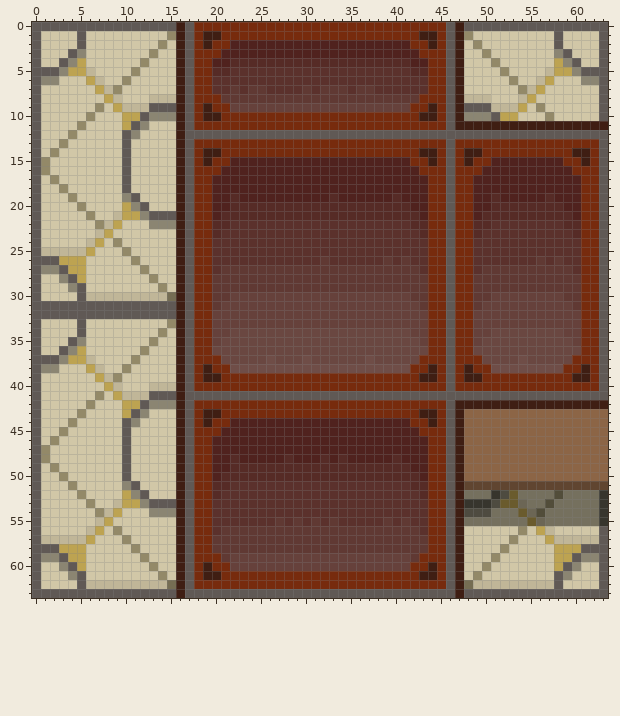
Pixel-art sprite -- SanityRush/Assets/Resources/Sprites/T_Wall_3.png. That is the earlier state.
The file is 64x64 pixels. Colours within 5 levels of each other are drawn and written as one.
The same view after the edit:
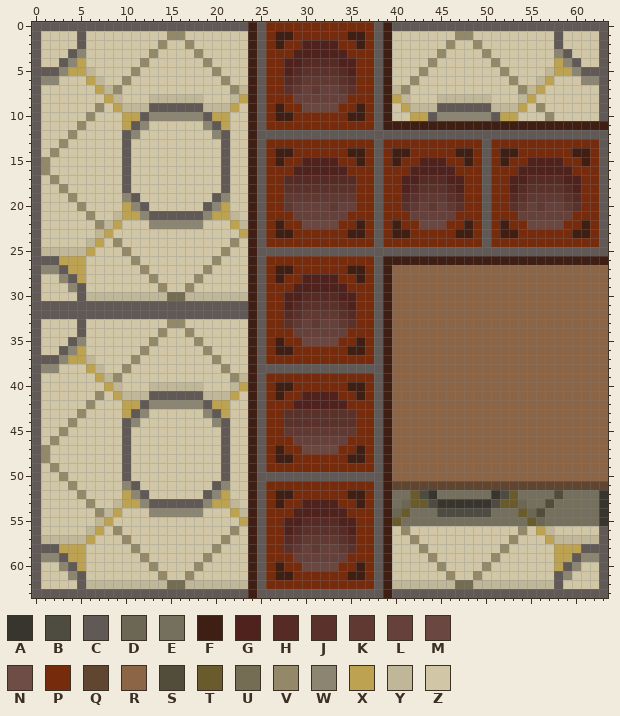
Palette (. is transparent): A #37352d  B #4e4b40  C #605955  D #6c6655  E #75705e  F #3f1e13  G #50221e  H #562b26  J #5b312c  K #603933  L #66413b  M #6a4741  N #6f4d47  P #772b0d  Q #604530  R #8c6546  S #524d3a  T #6a5b2d  U #756d53  V #938968  W #8b8572  X #bda351  Y #c0b698  Z #d1c7a7
Change:
Changed rows in their new state; - is an unchanged pixel.
first column x 16:
 0 C-CCCCCCFC------------CFCCCCCC-C----------------
 1 VZZZZZZZFC-FF------FF-CFZZZZZZZV----------------
 2 ZVZZZZZZFCPFPP----PPFPCFZZZZZZVZ----------------
 3 ZZVZZZZZFCPPP------PPPCFZZZZZVZZ----------------
 4 ZZZVZZZZFCPPGG----GGPPCFZZZZVZZZ----------------
 5 ZZZZVZZZFCPPGH----HGPPCFZZZVZZZZ----------------
 6 ZZZZZVZZFCPPH-KKKK-HPPCFZZVZZZZZ----------------
 7 ZZZZZZVYFCPP-KLKLL--PPCFYVZZZZZZ----------------
 8 YYYZZZYXFCPPPLLLLLLPPPCFXYZZZYYY----------------
 9 C-CYYYXZFCPFPPMMMMPPFPCFZXYYYC-C----------------
10 WWWCXXZZFC-FF------FF-CFZZXXCWWW----------------
11 ZZZWCXZZFC------------CFFFFFFFF-----------------
12 ZZZZW-ZZF---------------------------------------
13 ZZZZZCZZFC------------C-------P---C-------------
14 ZZZZZCZZFC-FF------FF-C-FF-PP-PF-PC-FF----------
15 ZZZZZCZZFCPFPP----PPFPCPFP-GGGP---CPFPP---------
16 ZZZZZCZZFCPPP------PPPCPPP-GGGG---CPPP----------
17 ZZZZZCZZFCPPHHHHHHHHPPCPP--HHHGG-PCPP--HHHH-----
18 ZZZZZCZZFCPPJJJJJJJJPPCPP-HJJJHG-PCPP-HJJJJH----
19 ZZZZCWZZFCPPKKKKKKKKPPCPPHJKKKJH-PCPPHJKKKKJH---
20 ZZZCWXZZFCPPKLLLLKLLPPCPPJKLKLKJ-PCPPJKLKLLKJ---
21 C-CWXXYZFCPPPLLLLLLPPPCPPPLLLLL--PCPPPLLLLLLP---
22 WWWZZZXYFCPFPPMMMMPPFPCPFPPMMMP-FPCPFPPMMMMPPF--
23 ZZZZZZZXFCPFFPPPPPPFFPCPFFPP--PFFPCPFFPPPPPPFF--
24 ZZZZZZVZFCPPPPPPPPPPPPCPPPPP--P--PCPPPPPPPPPP---
25 ZZZZZVZZFCCCCCCCCCCCCCCCCCCCCC-CCCCCCCCCCCCCCCC-
26 ZZZZVZZZFCPPPPPPPPPPPPCFFFFFFFFFFFFFFFFFFFFFFFFF
27 ZZZVZZZZFCPFFPPPPPPFFPCFRRRRRRRRRRRRRRRRRRRRRRRR
28 ZZVZZZZZFCPFPPGGGGPPFPCFRRRRRRRRRRRRRRRRRRRRRRRR
29 ZVZZZZZZFCPPPGGGGGGPPPCFRRRRRRRRRRRRRRRRRRRRRRRR
30 UYYYYYYYFCPPGGHHHHGGPPCFRRRRRRRRRRRRRRRRRRRRRRRR
31 C-CCCCCCFCPPGHJJJJHGPPCFRRRRRRRRRRRRRRRRRRRRRRRR
32 C-CCCCCCFCPPHJKKKKJHPPCFRRRRRRRRRRRRRRRRRRRRRRRR
33 VZZZZZZZFCPPJK-K--KJPPCFRRRRRRRRRRRRRRRRRRRRRRRR
34 ZVZZZZZZFCPPPLLLLLLPPPCFRRRRRRRRRRRRRRRRRRRRRRRR
35 ZZVZZZZZFCPFPP----PPFPCFRRRRRRRRRRRRRRRRRRRRRRRR
36 ZZZVZZZZFCPFFPPPPPPFFPCFRRRRRRRRRRRRRRRRRRRRRRRR
37 ZZZZVZZZFCPPPPPPPPPPPPCFRRRRRRRRRRRRRRRRRRRRRRRR
38 ZZZZZVZZFCCCCCCCCCCCCCCFRRRRRRRRRRRRRRRRRRRRRRRR
39 ZZZZZZVYFC------------CFRRRRRRRRRRRRRRRRRRRRRRRR
40 YYYZZZYXFC-FF------FF-CFRRRRRRRRRRRRRRRRRRRRRRRR
41 C--YYYXZF-PFPPGGGGPPFP-FRRRRRRRRRRRRRRRRRRRRRRRR
42 WWWCXXZZFC---GGGGGG---CFRRRRRRRRRRRRRRRRRRRRRRRR
43 ZZZWCXZZFC--JJJJJJJJ--CFRRRRRRRR----------------
44 ZZZZWCZZFCPPJJJJJJJJPPCFRRRRRRRR----------------
45 ZZZZZCZZFCPPKKKKKKKKPPCFRRRRRRRR----------------
46 ZZZZZCZZFCPPPLLLLLLPPPCFRRRRRRRR----------------
47 ZZZZZCZZFCPFPPMMMMPPFPCFRRRRRRRR----------------
48 ZZZZZCZZFCPFFPPPPPPFFPCFRRRRRRRR----------------
49 ZZZZZCZZFCPPPPPPPPPPPPCFRRRRRRRR----------------
50 ZZZZZCZZFCCCCCCCCCCCCCCFRRRRRRRR----------------
51 ZZZZCWZZFCPPPPPPPPPPPPCFQQQQQQQQ----------------
52 ZZZCWXZZFCPFFPPPPPPFFPCFEETBAEEE----------------
53 C-CWXXYZFCPFPPGGGGPPFPCFEDTTBAAA----------------
54 WWWZZZXYFCPPPGGGGGGPPPCFDTEEEBBB----------------
55 ZZZZZZZXFCPPGGHHHHGGPPCFTEEEEEEE----------------
56 ZZZZZZVZFCPPGHJJJJHGPPCFZVZZZZZZ----------------
57 ZZZZZVZZFCPPHJ----JHPPCFZZVZZZZZ----------------
58 ZZZZVZZZFCPPJ-L-LL-JPPCFZZZVZZZZ----------------
59 ZZZVZZZZFCPPP------PPPCFZZZZVZZZ----------------
60 ZZVZZZZZFCPFPPMMMMPPFPCFZZZZZVZZ----------------
61 ZVZZZZZZFC-FF------FF-CFZZZZZZVZ----------------
62 UYYYYYYYFC------------CFYYYYYYYU----------------
63 C-------F--------------F-------C----------------
Changed places in both pictures, as pixel boxes (x1, y1, x2, y2):
changed: (176, 22, 608, 598)
